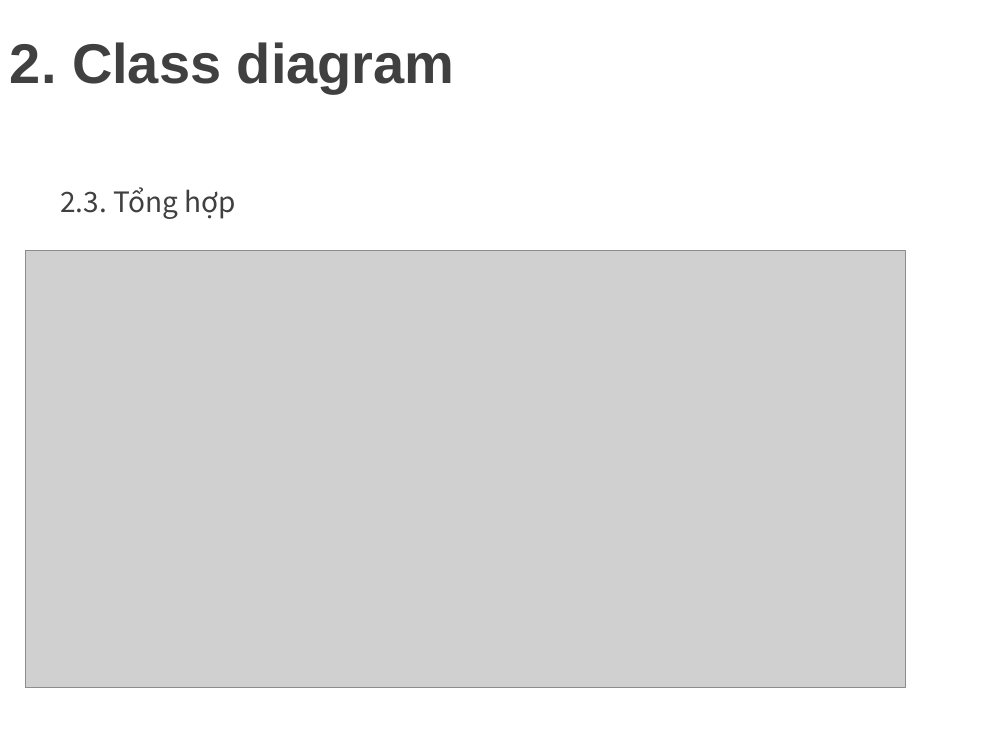
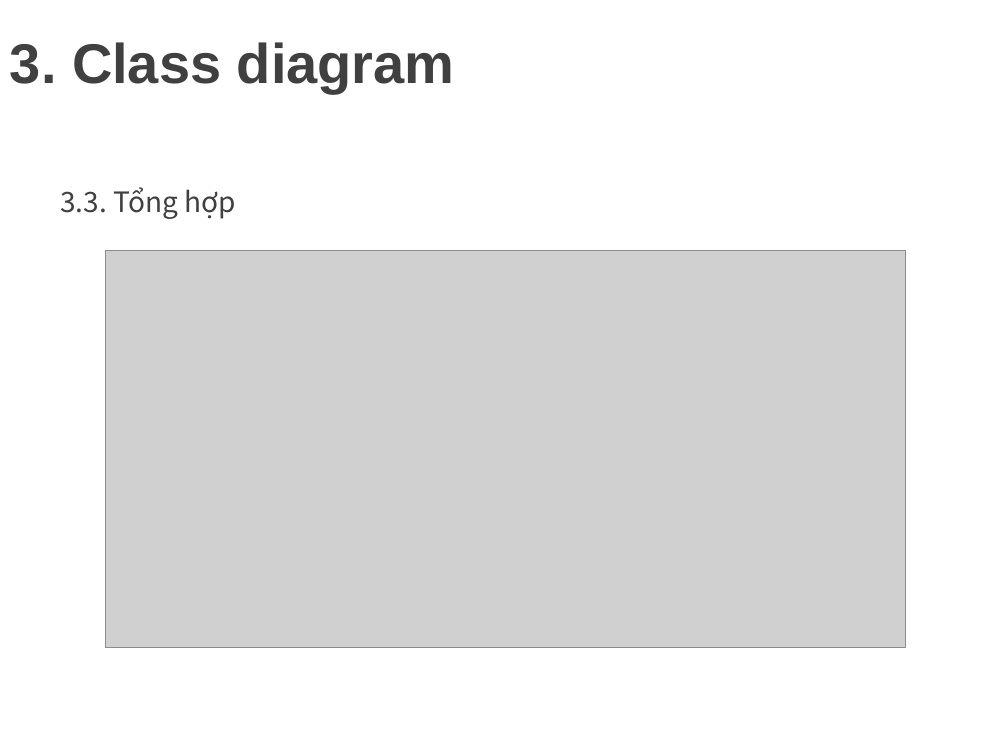
Before and after one commit to minhdat1602/2021_cnpm_group09, a slide deck: slide 22 of document_slide/slide.pptx. Drawn at 1008x756 pixels with LibreOffice and Linux fonts; fonts in the diff are those of the drawing; grey boxes stand for pictures; background and template pictures are left out. Boxes give left, top, right and bottom in pixels: in the first picture for what was removed or moved away, otherwise in the second. Text is boxed around its words. In the diff, an @@ line names an element or a change of style, - is before the commit and + after.

```diff
--- a/document_slide/slide.pptx
+++ b/document_slide/slide.pptx
@@ title at bbox=[10, 42, 455, 93]: text changed @@
-2. Class diagram
+3. Class diagram
@@ text at bbox=[60, 187, 235, 219]: text changed @@
-2.3. Tổng hợp
+3.3. Tổng hợp
@@ picture: place and size @@
-picture at bbox=[25, 251, 905, 687]
+picture at bbox=[105, 251, 905, 648]
```
Also in this commit, not shown: 10 other slides changed, 1 slide removed.
